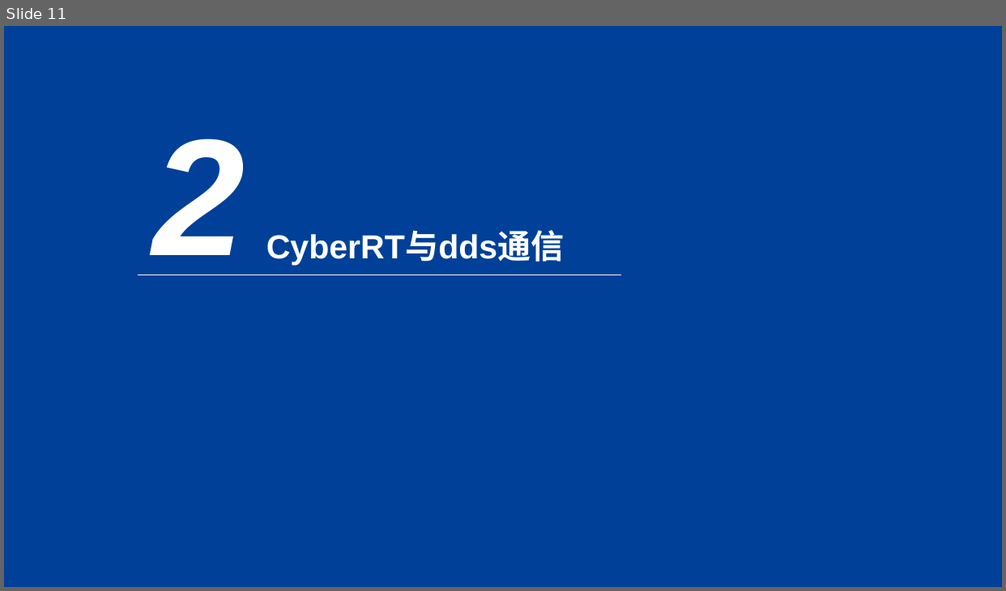
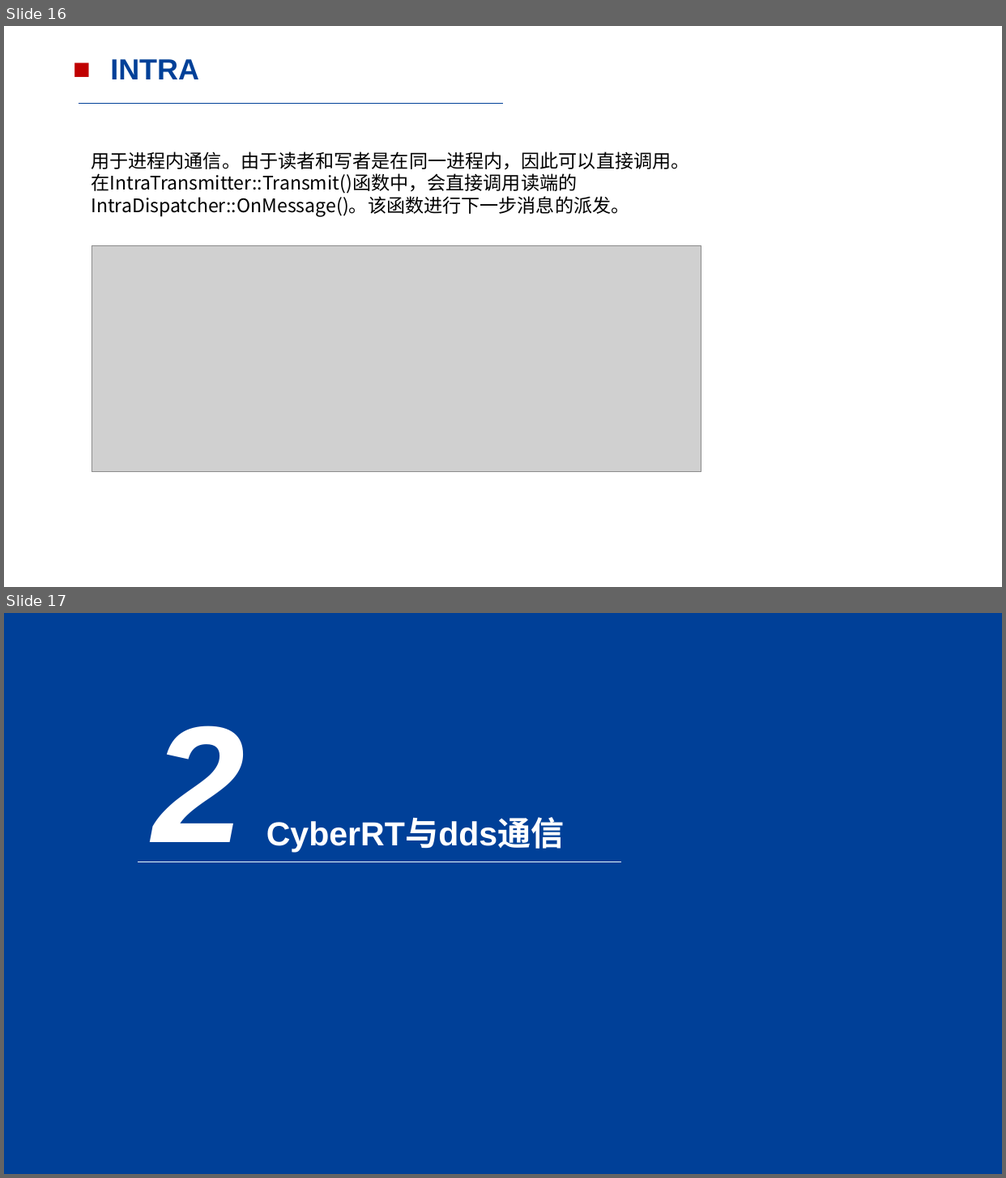
Before and after one commit to CXJ123-ai/-, a slide deck: CyberRT与cyclonedds通信.pptx. Shown one above the other, each under a label of ours: slide 11 before the commit, slides 16 and 17 after it. The pictures are 1006x591 and 1006x1178 pixels, drawn with LibreOffice and Linux fonts; fonts in the diff are those of the drawing; grey boxes stand for pictures. Boxes give left, top, right and bottom in pixels: in the first picture for what was removed or moved away, otherwise in the second. Text is boxed around its words. In the diff, an @@ line names an element or a change of style, - is before the commit and + after.

```diff
--- a/CyberRT与cyclonedds通信.pptx
+++ b/CyberRT与cyclonedds通信.pptx
@@ slide 16 added at (4, 26, 1002, 587), background #FFFFFF @@
@@ text added at (110, 59, 199, 79), 28 pt, text #004098, bold @@
+■ INTRA
@@ line added from (79, 104) to (503, 104), #C00000 0.75 pt @@
@@ text added at (91, 152, 689, 217), 18 pt, text #000000 @@
+用于进程内通信。由于读者和写者是在同一进程内，因此可以直接调用。在IntraTransmitter::Transmit()函数中，会直接调用读端的IntraDispatcher::OnMessage()。该函数进行下一步消息的派发。
@@ picture added at (92, 246, 701, 472) @@
@@ what was slide 11 is now slide 17 @@
```
Also in this commit, not shown: 16 slides changed, 8 other slides added, 1 slide removed.
